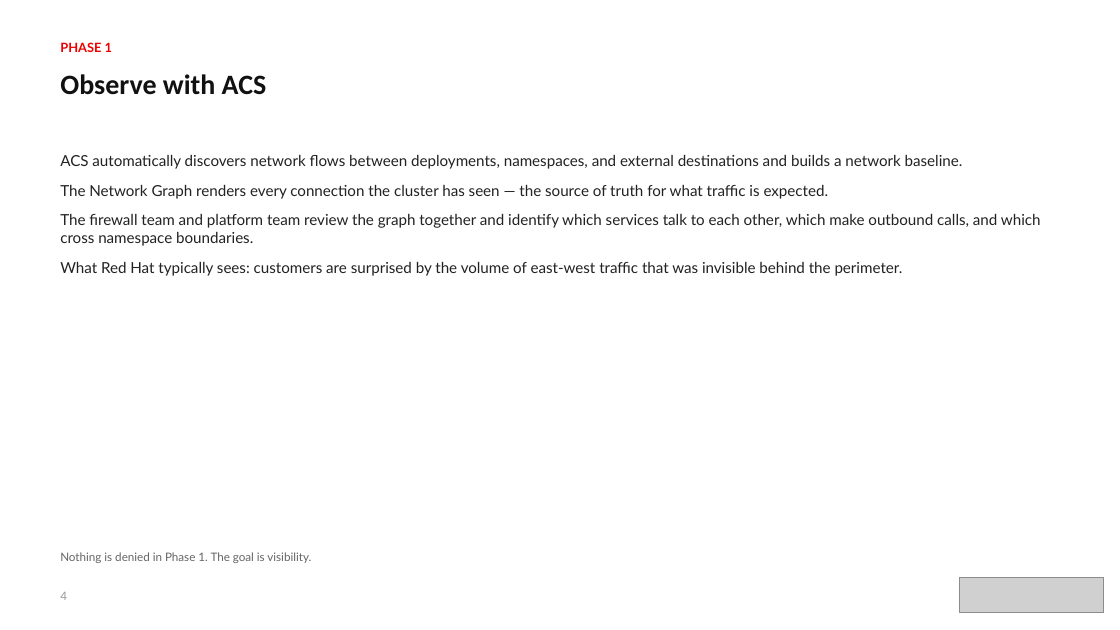
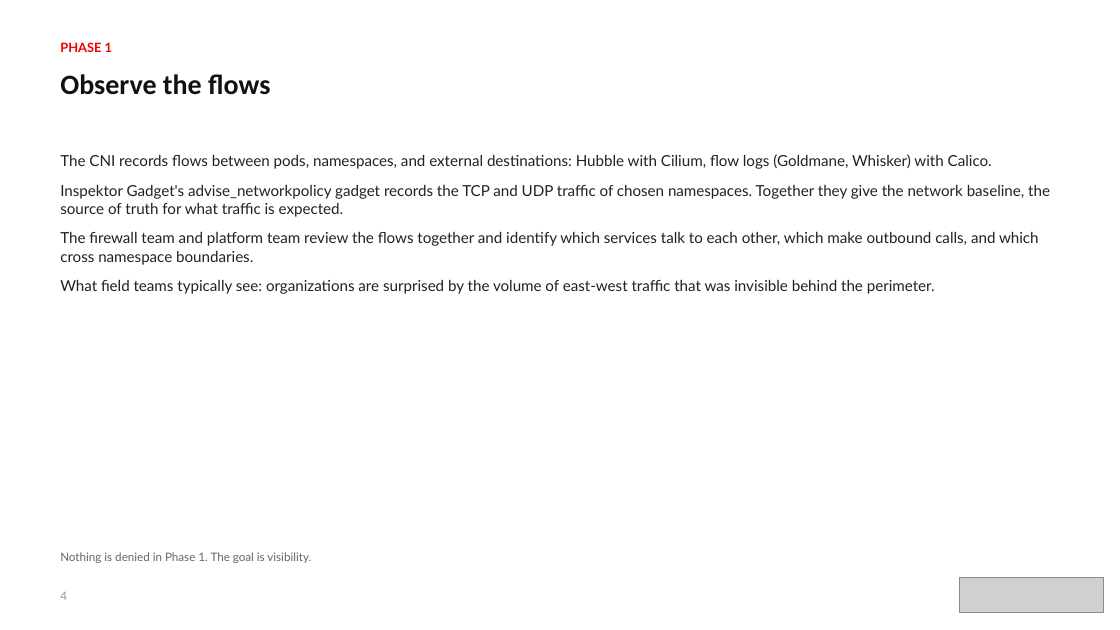
Before and after one commit to patterncatalyst/cloud-native-design-patterns, a slide deck: slide 4 of lgtm-presentation/Network-Policy-Process-Advisory.pptx. Drawn at 1120x630 pixels with LibreOffice and Linux fonts; fonts in the diff are those of the drawing; grey boxes stand for pictures. Boxes give left, top, right and bottom in pixels: in the first picture for what was removed or moved away, otherwise in the second. Text is boxed around its words. In the diff, an @@ line names an element or a change of style, - is before the commit and + after.

Commit message:
docs(deck): rework the network policy advisory to upstream Kubernetes and open source (S12)

```diff
--- a/lgtm-presentation/Network-Policy-Process-Advisory.pptx
+++ b/lgtm-presentation/Network-Policy-Process-Advisory.pptx
@@ text at (60,74,270,95): text changed @@
-Observe with ACS
+Observe the flows
@@ text at (60,154,1050,294): text changed @@
-ACS automatically discovers network flows between deployments, namespaces, and external destinations and builds a network baseline.
-The Network Graph renders every connection the cluster has seen — the source of truth for what traffic is expected.
-The firewall team and platform team review the graph together and identify which services talk to each other, which make outbound calls, and which cross namespace boundaries.
-What Red Hat typically sees: customers are surprised by the volume of east-west traffic that was invisible behind the perimeter.
+The CNI records flows between pods, namespaces, and external destinations: Hubble with Cilium, flow logs (Goldmane, Whisker) with Calico.
+Inspektor Gadget's advise_networkpolicy gadget records the TCP and UDP traffic of chosen namespaces. Together they give the network baseline, the source of truth for what traffic is expected.
+The firewall team and platform team review the flows together and identify which services talk to each other, which make outbound calls, and which cross namespace boundaries.
+What field teams typically see: organizations are surprised by the volume of east-west traffic that was invisible behind the perimeter.
```
Also in this commit, not shown: 19 other slides changed, 6 other files.
